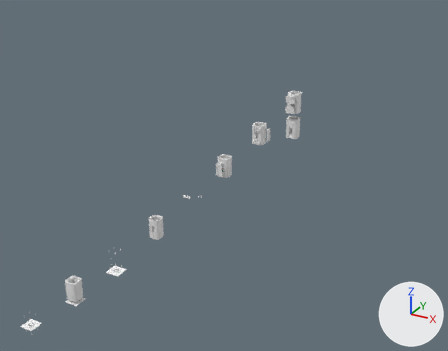
A saved change to the Blender file speaker.blend.
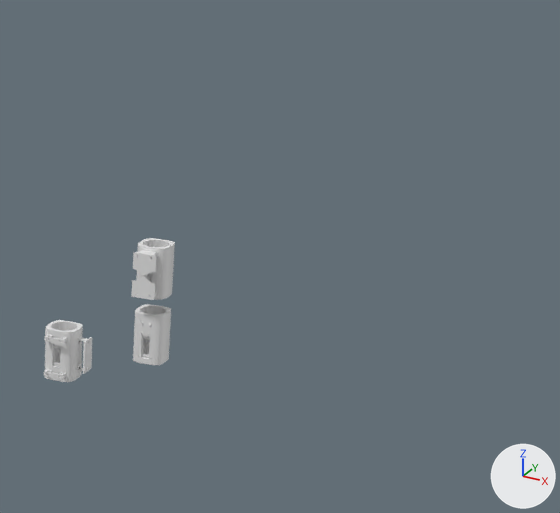
Old and new are each drawn whole from a 50 mm camera at (3.5, -2.99, 3.18) aimed at (1.26, 1.08, 1.15) and again close up on the part from 53% to 100% of the width and 0% to 56% of the height. Every picture has the same lights, and +X, +Y and +Z are marked at lower right.
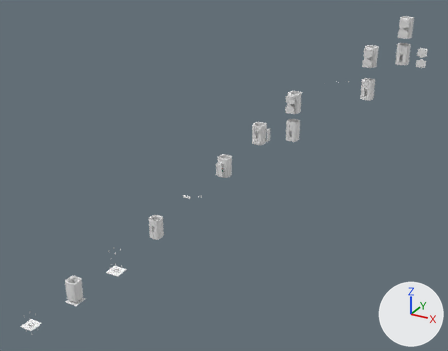
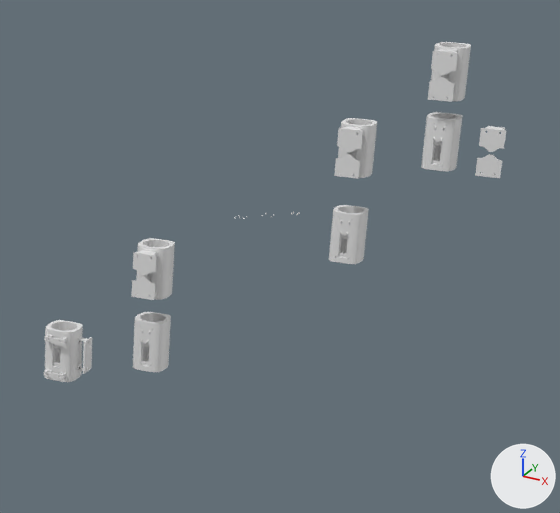
The change, as a diff of the scene's bpy script:
```diff
--- a/speaker.blend.py
+++ b/speaker.blend.py
@@ ob_cylinder_012 @@
 ob_cylinder_012 = bpy.data.objects.new('Cylinder.012', me_cylinder_044)
-ob_cylinder_012.location = (1.689, 1.461, 1.521)
+ob_cylinder_012.location = (1.689, 1.461, 1.498)
 ob_cylinder_012.scale = (0.131, 0.131, 0.131)
@@ ob_cube_014 @@
+ob_cube_014 = bpy.data.objects.new('Cube.014', me_cube_031)  # 1352 vertices, 1204 faces; spans x -0.037..0.037, y -0.0861..-0.0478, z -0.0723..0.0723
+ob_cube_014.location = (2.517, 2.12, 2.06)
@@ ob_cylinder_016 @@
+ob_cylinder_016 = bpy.data.objects.new('Cylinder.016', me_cylinder_067)  # 1554 vertices, 1256 faces; spans x -0.386..0.386, y -0.398..0.377, z -0.603..0.603
+ob_cylinder_016.location = (2.349, 2.12, 2.06)
+ob_cylinder_016.scale = (0.131, 0.131, 0.131)
@@ ob_cube_012 @@
+ob_cube_012 = bpy.data.objects.new('Cube.012', me_cube_028)  # 281 vertices, 277 faces; spans x -0.037..0.0, y -0.0874..-0.0478, z 0.0037..0.0723; modifiers MIRROR, BOOLEAN, BOOLEAN
+ob_cube_012.location = (2.349, 2.12, 2.274)
@@ ob_m2_5_hole_014 @@
+ob_m2_5_hole_014 = bpy.data.objects.new('M2.5-hole.014', me_cylinder_063)  # a 12-sided cylinder along y spanning x -0.01907..-0.01607, y -0.05003..-0.0372, z 0.06236..0.06595; modifiers MIRROR
+ob_m2_5_hole_014.location = (2.349, 2.12, 2.274)
+ob_m2_5_hole_014.scale = (1.17, 1.17, 0.976)
@@ ob_screwdriver_hole_007 @@
+ob_screwdriver_hole_007 = bpy.data.objects.new('screwdriver-hole.007', me_cylinder_066)  # 26 vertices, 36 faces; spans x -0.0103..-0.0073, y -0.0283..-0.0253, z -0.0933..-0.078; modifiers MIRROR
+ob_screwdriver_hole_007.location = (2.349, 2.12, 2.274)
+ob_screwdriver_hole_007.rotation_euler = (-1.571, 0.0, 0.0)  # degrees (-90, 0, 0)
+ob_screwdriver_hole_007.scale = (2.34, 2.34, 0.976)
@@ ob_cylinder_015 @@
+ob_cylinder_015 = bpy.data.objects.new('Cylinder.015', me_cylinder_060)  # 136 vertices, 134 faces; spans x -0.386..0.0, y 0.0..0.377, z 0.0..0.603; modifiers MIRROR, BOOLEAN, BOOLEAN, BOOLEAN, BOOLEAN
+ob_cylinder_015.location = (2.349, 2.12, 2.274)
+ob_cylinder_015.scale = (0.131, 0.131, 0.131)
@@ ob_m2_5_hole_012 @@
+ob_m2_5_hole_012 = bpy.data.objects.new('M2.5-hole.012', me_cylinder_039.copy())  # the mesh of ob_m2_5_hole_002; modifiers MIRROR
+ob_m2_5_hole_012.location = (2.349, 2.12, 2.274)
+ob_m2_5_hole_012.scale = (1.0, 1.0, 2.06)
@@ ob_terminal_cutout_006 @@
+ob_terminal_cutout_006 = bpy.data.objects.new('terminal_cutout.006', me_cube_010.copy())  # the mesh of ob_terminal_cutout_004; modifiers BOOLEAN
+ob_terminal_cutout_006.location = (2.349, 2.076, 2.247)
+ob_terminal_cutout_006.rotation_euler = (1.571, 1.571, 0.0)  # degrees (90, 90, 0)
+ob_terminal_cutout_006.scale = (0.035, 0.0125, 0.02)
@@ ob_m2_5_hole_016 @@
+ob_m2_5_hole_016 = bpy.data.objects.new('M2.5-hole.016', me_cylinder_043.copy())  # the mesh of ob_m2_5_hole_006; modifiers MIRROR
+ob_m2_5_hole_016.location = (2.349, 2.133, 2.247)
+ob_m2_5_hole_016.scale = (1.0, 1.0, 2.06)
@@ ob_m2_5_hole_013 @@
+ob_m2_5_hole_013 = bpy.data.objects.new('M2.5-hole.013', me_cylinder_062)  # 26 vertices, 36 faces; spans x -0.022..-0.019, y -0.0512..-0.0195, z 0.0297..0.0311; modifiers MIRROR
+ob_m2_5_hole_013.location = (2.349, 2.12, 2.274)
+ob_m2_5_hole_013.scale = (1.0, 1.0, 2.06)
@@ ob_m2_5_hole_015 @@
+ob_m2_5_hole_015 = bpy.data.objects.new('M2.5-hole.015', me_cylinder_064)  # 104 vertices, 144 faces; spans x -0.0045..0.0235, y -0.0015..0.0362, z -0.0077..0.0077
+ob_m2_5_hole_015.location = (2.34, 2.081, 2.325)
+ob_m2_5_hole_015.rotation_euler = (-1.571, 0.0, 0.0)  # degrees (-90, 0, 0)
+ob_m2_5_hole_015.scale = (1.0, 1.0, 2.06)
@@ ob_cylinder_014 @@
+ob_cylinder_014 = bpy.data.objects.new('Cylinder.014', me_cylinder_053)  # 1554 vertices, 1256 faces; spans x -0.386..0.386, y -0.398..0.377, z -0.603..0.603
+ob_cylinder_014.location = (2.139, 1.929, 1.784)
+ob_cylinder_014.scale = (0.131, 0.131, 0.131)
@@ ob_cube_010 @@
+ob_cube_010 = bpy.data.objects.new('Cube.010', me_cube_021)  # 281 vertices, 277 faces; spans x -0.037..0.0, y -0.0861..-0.0478, z 0.0037..0.0723; modifiers MIRROR, BOOLEAN, BOOLEAN
+ob_cube_010.location = (2.139, 1.929, 2.056)
@@ ob_m2_5_hole_009 @@
+ob_m2_5_hole_009 = bpy.data.objects.new('M2.5-hole.009', me_cylinder_063.copy())  # modifiers MIRROR
+ob_m2_5_hole_009.location = (2.139, 1.929, 2.056)
+ob_m2_5_hole_009.scale = (1.17, 1.17, 0.976)
@@ ob_screwdriver_hole_006 @@
+ob_screwdriver_hole_006 = bpy.data.objects.new('screwdriver-hole.006', me_cylinder_066.copy())  # modifiers MIRROR
+ob_screwdriver_hole_006.location = (2.139, 1.929, 2.056)
+ob_screwdriver_hole_006.rotation_euler = (-1.571, 0.0, 0.0)  # degrees (-90, 0, 0)
+ob_screwdriver_hole_006.scale = (2.34, 2.34, 0.976)
@@ ob_cylinder_013 @@
+ob_cylinder_013 = bpy.data.objects.new('Cylinder.013', me_cylinder_060.copy())  # modifiers MIRROR, BOOLEAN, BOOLEAN, BOOLEAN, BOOLEAN
+ob_cylinder_013.location = (2.139, 1.929, 2.056)
+ob_cylinder_013.scale = (0.131, 0.131, 0.131)
@@ ob_m2_5_hole_010 @@
+ob_m2_5_hole_010 = bpy.data.objects.new('M2.5-hole.010', me_cylinder_064.copy())
+ob_m2_5_hole_010.location = (2.13, 1.889, 2.107)
+ob_m2_5_hole_010.rotation_euler = (-1.571, 0.0, 0.0)  # degrees (-90, 0, 0)
+ob_m2_5_hole_010.scale = (1.0, 1.0, 2.06)
@@ ob_m2_5_hole_007 @@
+ob_m2_5_hole_007 = bpy.data.objects.new('M2.5-hole.007', me_cylinder_039.copy())  # the mesh of ob_m2_5_hole_002; modifiers MIRROR
+ob_m2_5_hole_007.location = (2.139, 1.929, 2.056)
+ob_m2_5_hole_007.scale = (1.0, 1.0, 2.06)
@@ ob_terminal_cutout_005 @@
+ob_terminal_cutout_005 = bpy.data.objects.new('terminal_cutout.005', me_cube_010.copy())  # the mesh of ob_terminal_cutout_004; modifiers BOOLEAN
+ob_terminal_cutout_005.location = (2.139, 1.885, 2.03)
+ob_terminal_cutout_005.rotation_euler = (1.571, 1.571, 0.0)  # degrees (90, 90, 0)
+ob_terminal_cutout_005.scale = (0.035, 0.0125, 0.02)
@@ ob_m2_5_hole_011 @@
+ob_m2_5_hole_011 = bpy.data.objects.new('M2.5-hole.011', me_cylinder_043.copy())  # the mesh of ob_m2_5_hole_006; modifiers MIRROR
+ob_m2_5_hole_011.location = (2.139, 1.941, 2.03)
+ob_m2_5_hole_011.scale = (1.0, 1.0, 2.06)
@@ ob_m2_5_hole_008 @@
+ob_m2_5_hole_008 = bpy.data.objects.new('M2.5-hole.008', me_cylinder_062.copy())  # modifiers MIRROR
+ob_m2_5_hole_008.location = (2.139, 1.929, 2.056)
+ob_m2_5_hole_008.scale = (1.0, 1.0, 2.06)
```

What differs and where, as boxes (x1, y1, x2, y2) in the close-ups (560 x 513 px):
'Cylinder.012', moved
    before: (133, 304, 171, 365)
    after: (133, 312, 171, 372)
'Cylinder.016', added
    after: (421, 112, 463, 171)
'Cylinder.014', added
    after: (329, 205, 369, 264)
'Cylinder.013', added
    after: (338, 118, 377, 178)
'Cylinder.015', added
    after: (431, 42, 471, 101)
'Cube.012', added
    after: (428, 49, 458, 102)
'Cube.014', added
    after: (475, 126, 506, 178)
'Cube.010', added
    after: (334, 126, 363, 179)
